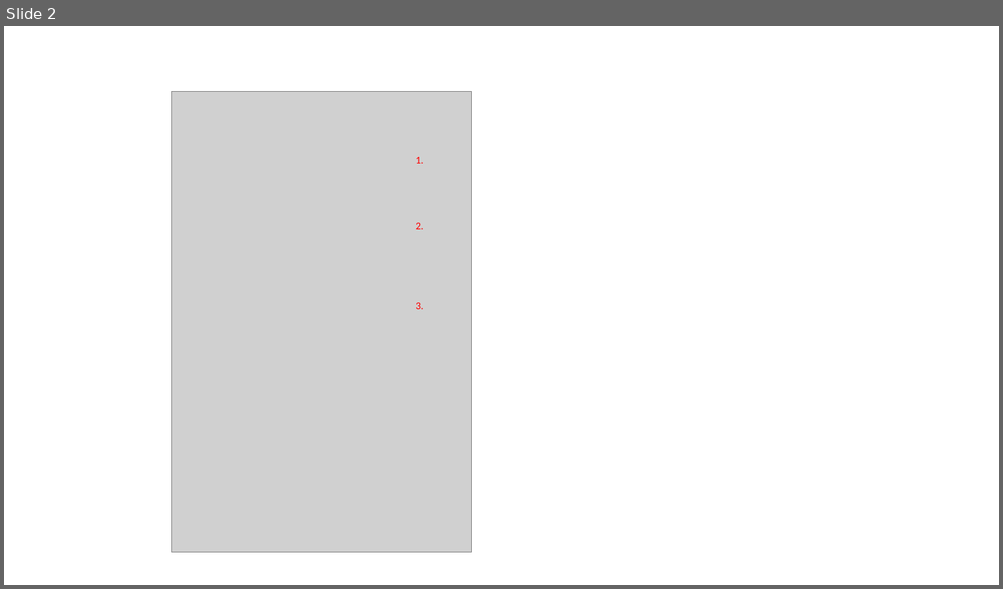
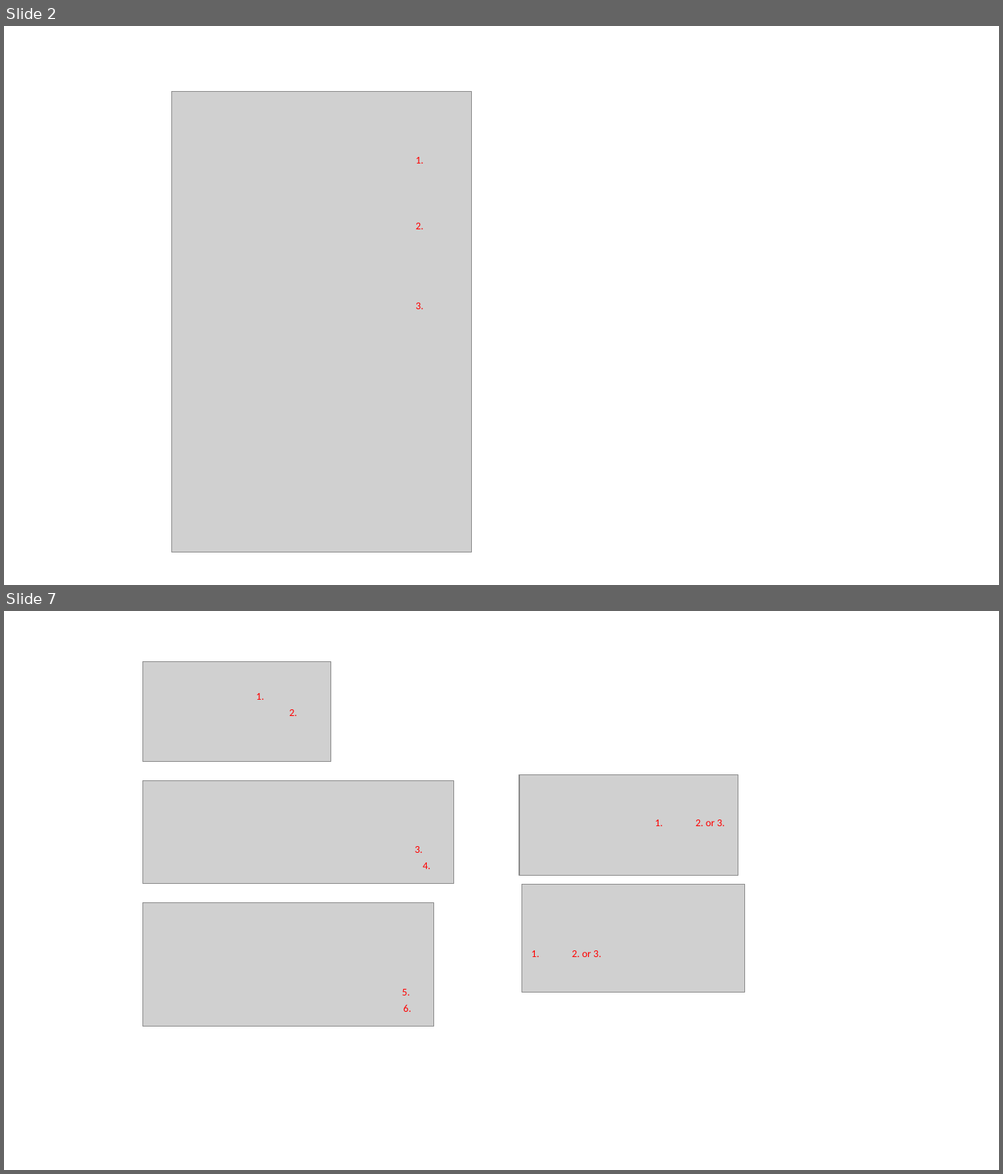
Before and after one commit to APEbbers/TitleBlock-WB, a slide deck: Temp/Scheme and pictures.pptx. Shown one above the other, each under a label of ours: slide 2 before the commit, slides 2 and 7 after it; the slides between them are not shown. The pictures are 1003x589 and 1003x1174 pixels, drawn with LibreOffice and Linux fonts; fonts in the diff are those of the drawing; grey boxes stand for pictures. Boxes give left, top, right and bottom in pixels: in the first picture for what was removed or moved away, otherwise in the second. Text is boxed around its words. In the diff, an @@ line names an element or a change of style, - is before the commit and + after.

```diff
--- a/Temp/Scheme and pictures.pptx
+++ b/Temp/Scheme and pictures.pptx
@@ slide 7 added at <box>4,611,999,1170</box>, background #FFFFFF @@
@@ picture added at <box>143,662,331,762</box> @@
@@ text added at <box>256,693,264,700</box>, 10 pt, text #FF0000 @@
+1.
@@ text added at <box>289,709,297,716</box>, 10 pt, text #FF0000 @@
+2.
@@ picture added at <box>143,781,454,884</box> @@
@@ picture added at <box>520,775,738,875</box> @@
@@ text added at <box>654,820,663,826</box>, 10 pt, text #FF0000 @@
+1.
@@ text added at <box>695,820,725,826</box>, 10 pt, text #FF0000 @@
+2. or 3.
@@ text added at <box>415,846,423,853</box>, 10 pt, text #FF0000 @@
+3.
@@ text added at <box>423,863,431,869</box>, 10 pt, text #FF0000 @@
+4.
@@ picture added at <box>522,884,744,992</box> @@
@@ picture added at <box>143,903,435,1028</box> @@
@@ text added at <box>531,951,539,957</box>, 10 pt, text #FF0000 @@
+1.
@@ text added at <box>572,951,601,957</box>, 10 pt, text #FF0000 @@
+2. or 3.
@@ text added at <box>402,989,410,996</box>, 10 pt, text #FF0000 @@
+5.
@@ text added at <box>403,1005,411,1012</box>, 10 pt, text #FF0000 @@
+6.
```
Also in this commit, not shown: 4 other slides added, 2 other files.
